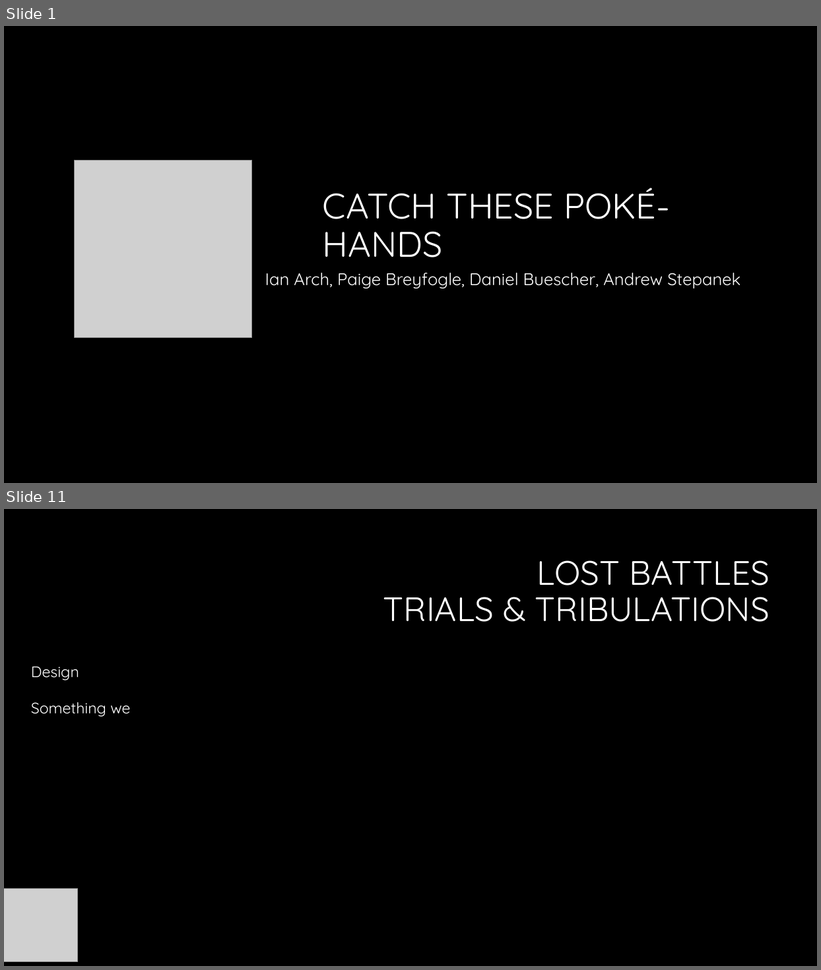
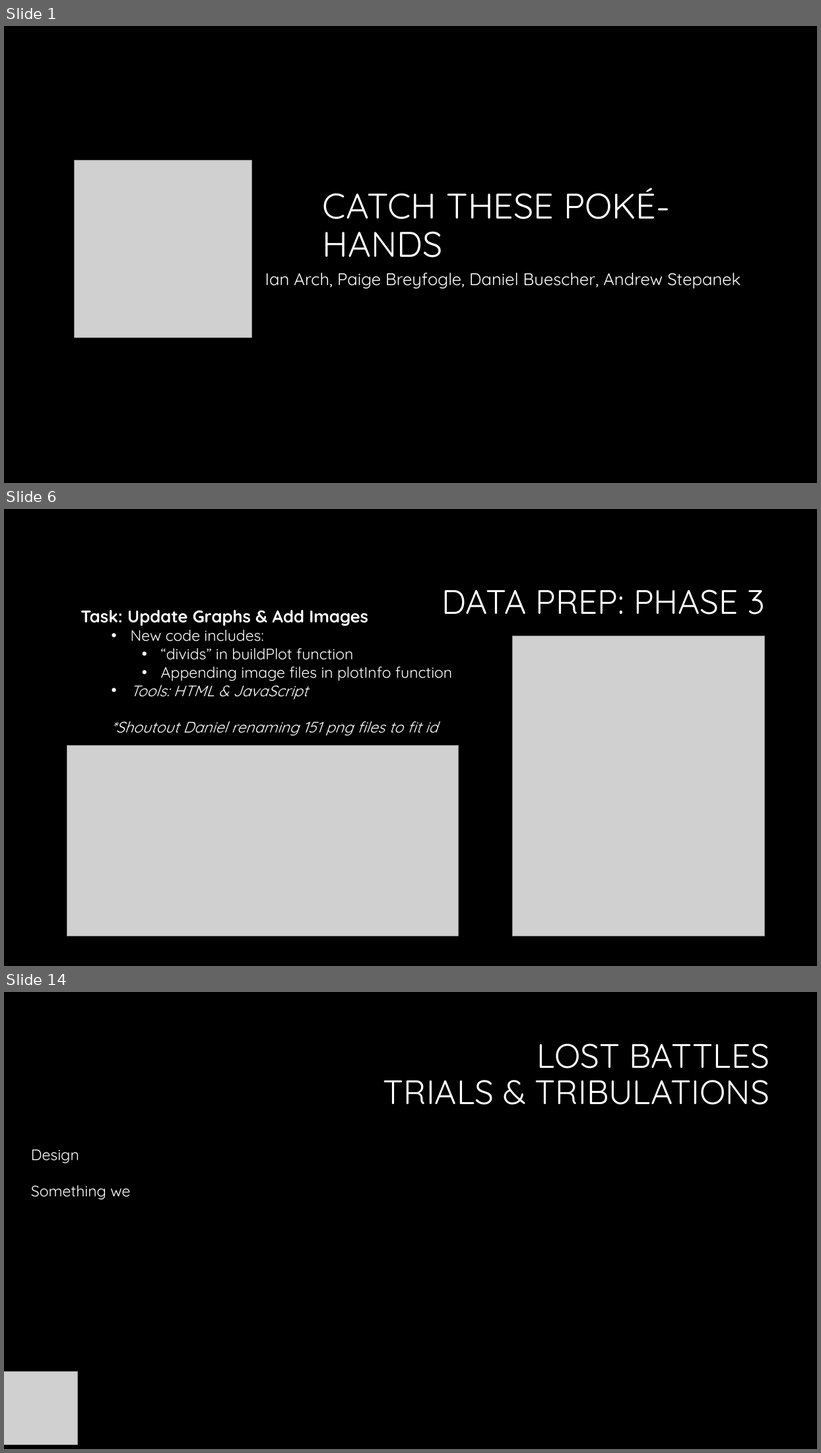
Before and after one commit to Dbuescher8/Final-Project, a slide deck: Final Presentation.pptx. Shown one above the other, each under a label of ours: slides 1 and 11 before the commit, slides 1, 6 and 14 after it; the slides between them are not shown. The pictures are 821x970 and 821x1453 pixels, drawn with LibreOffice and Linux fonts; fonts in the diff are those of the drawing; grey boxes stand for pictures; background and template pictures are left out. Boxes give left, top, right and bottom in pixels: in the first picture for what was removed or moved away, otherwise in the second. Text is boxed around its words. In the diff, an @@ line names an element or a change of style, - is before the commit and + after.

```diff
--- a/Final Presentation.pptx
+++ b/Final Presentation.pptx
@@ slide 6 added at <box>4,509,817,966</box>, background #000000 @@
@@ title added at <box>442,590,766,615</box>, 40 pt, text #FFFFFF @@
+DATA PREP: PHASE 3
@@ text added at <box>81,610,452,736</box>, 18 pt, text #FFFFFF @@
+  Task: Update Graphs & Add Images
+    • New code includes:
+      • “divids” in buildPlot function
+      • Appending image files in plotInfo function
+    • Tools: HTML & JavaScript
+    *Shoutout Daniel renaming 151 png files to fit id
@@ picture added at <box>513,636,765,937</box> @@
@@ picture added at <box>67,746,459,937</box> @@
@@ what was slide 11 is now slide 14 @@
```
Also in this commit, not shown: 3 slides changed, 8 other slides added, 6 slides removed, 1 other file.
